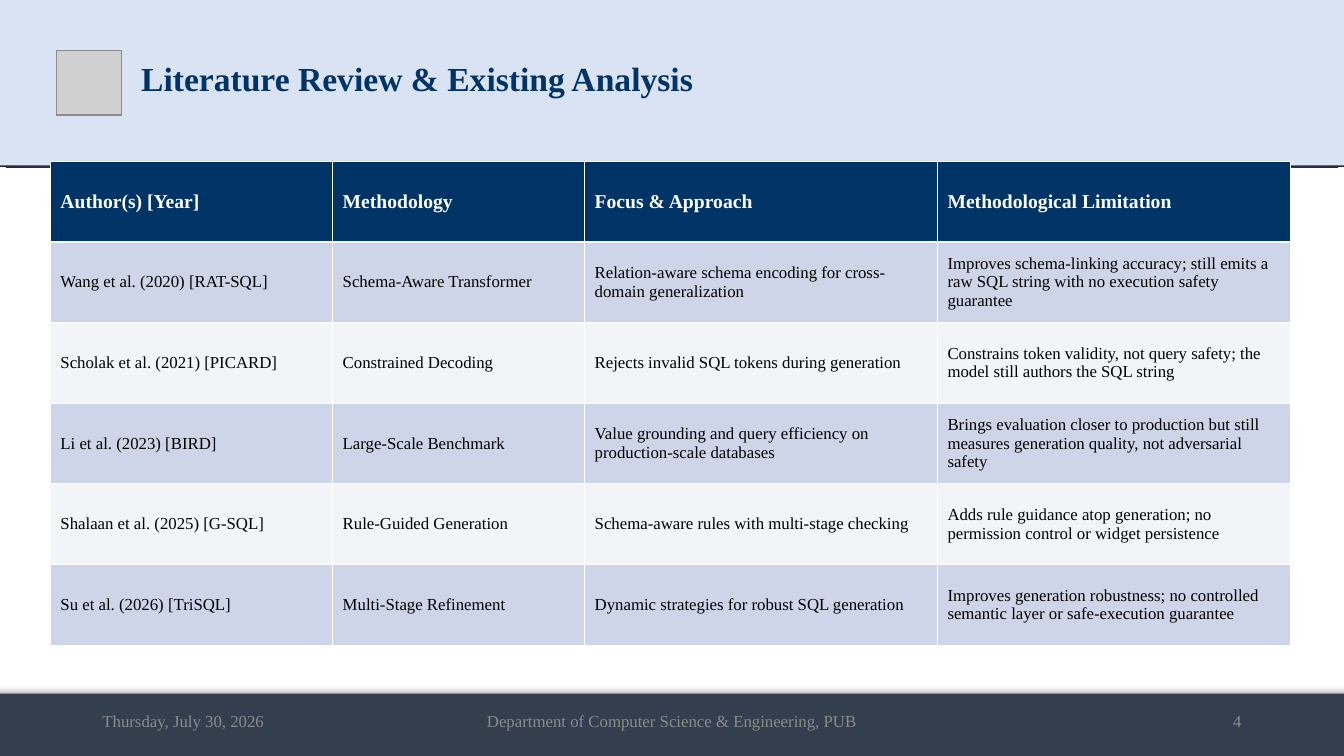
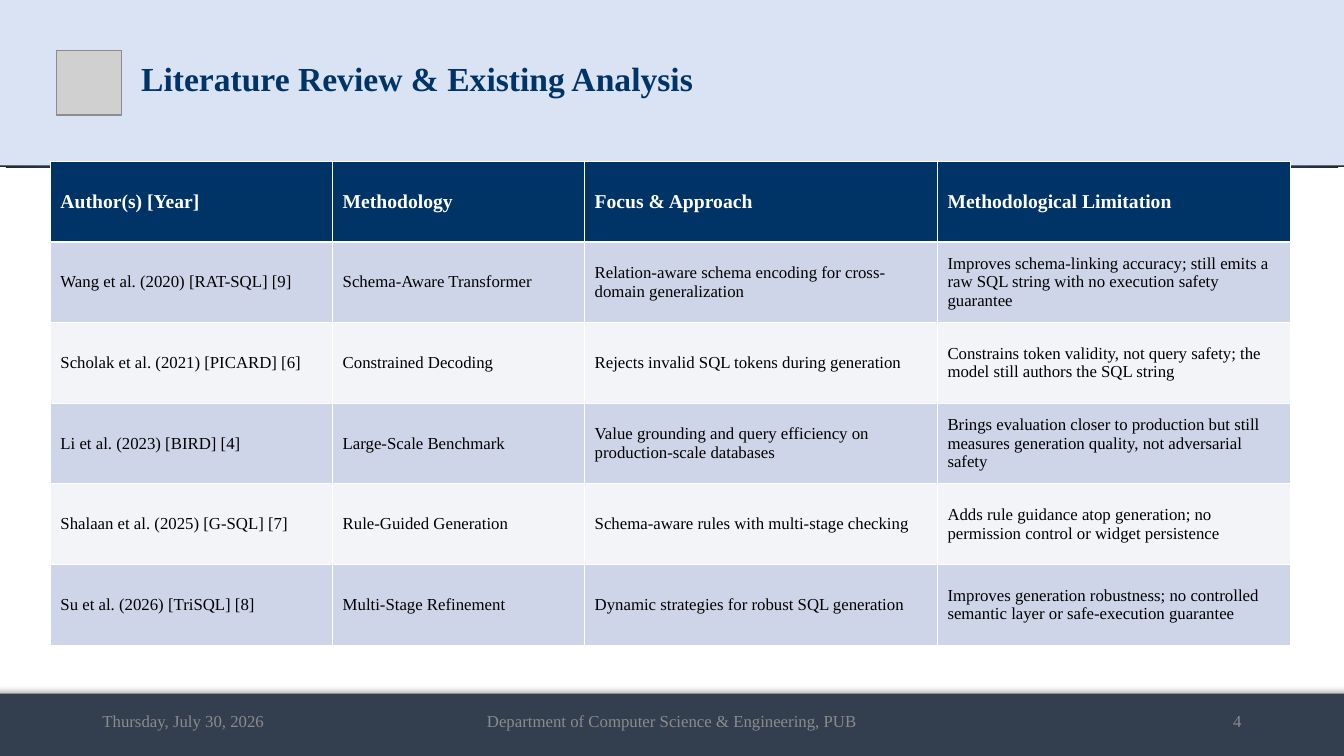
Before and after one commit to md-riaz/AEGIS-Research, a slide deck: slide 4 of docs/scripts/Md_Riaz_Mid_Defense_Final_0322310105101024.pptx. Drawn at 1344x756 pixels with LibreOffice and Linux fonts; fonts in the diff are those of the drawing; grey boxes stand for pictures. Boxes give left, top, right and bottom in pixels: in the first picture for what was removed or moved away, otherwise in the second. Text is boxed around its words. In the diff, an @@ line names an element or a change of style, - is before the commit and + after.

```diff
--- a/docs/scripts/Md_Riaz_Mid_Defense_Final_0322310105101024.pptx
+++ b/docs/scripts/Md_Riaz_Mid_Defense_Final_0322310105101024.pptx
@@ table at [50,161,1291,645] @@
-row 2, column 1: Wang et al. (2020) [RAT-SQL]
+row 2, column 1: Wang et al. (2020) [RAT-SQL] [9]
-row 3, column 1: Scholak et al. (2021) [PICARD]
+row 3, column 1: Scholak et al. (2021) [PICARD] [6]
-row 4, column 1: Li et al. (2023) [BIRD]
+row 4, column 1: Li et al. (2023) [BIRD] [4]
-row 5, column 1: Shalaan et al. (2025) [G-SQL]
+row 5, column 1: Shalaan et al. (2025) [G-SQL] [7]
-row 6, column 1: Su et al. (2026) [TriSQL]
+row 6, column 1: Su et al. (2026) [TriSQL] [8]
```
Also in this commit, not shown: 8 other slides changed, 1 slide added, 11 other files.
